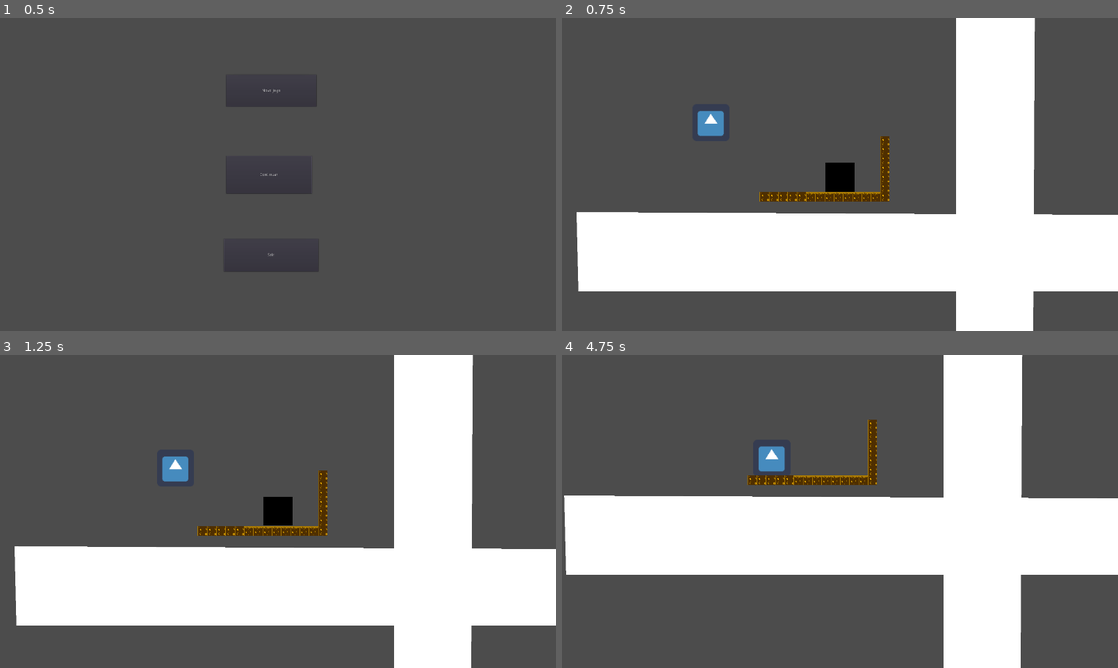
Above: before the commit, frames 1-4 (two rows, left to right).
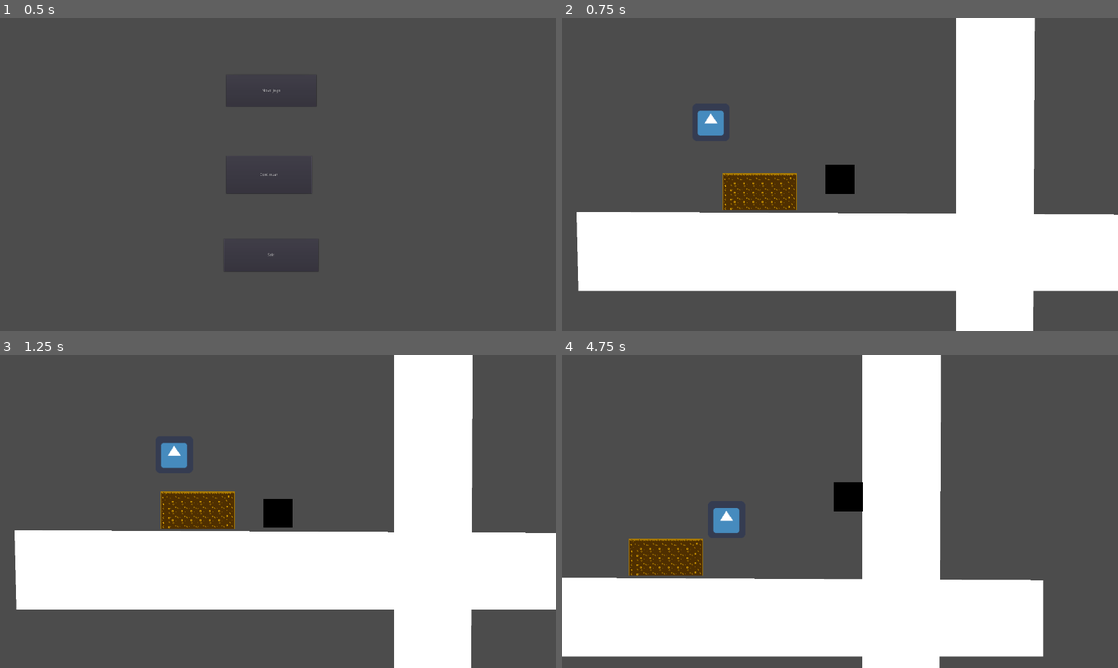
Above: after the commit, the same moments.

Repository: gabs-passarinho-garcia/moonLightJamPWojeto
Game: Godot game, scene res://Scenes/menus/main_menu.tscn
Same seed, same stepped clock (60 frames per second), same inputs: the game is played once before the commit and once after it. The engine's default icon, where the game draws it, is replaced by a stand-in: a white triangle on a blue panel in a dark square.
Inputs:
- Up to frame 1 (0.5 s): no input
- Up to frame 2 (0.75 s): click "Novo Jogo" at 0.5 s
- Up to frame 3 (1.25 s): no input
- Up to frame 4 (4.75 s): hold D (right) 1.28-2.78 s; tap W (jump) at 1.52, 2.27, 3.77, 4.52 s; hold A (left) 2.78-3.53 s; hold D (right) from 3.53 s (still down)

Frame 1 is identical in both runs. In frame 2, 2.6% of the frame differs, in the area x 2-100%, y 4-93%; in frame 3, 11%; in frame 4, 55%, in the area x 0-100%, y 0-100%.

Commit message:
adicionada imagem teste

Diff:
--- a/pwojeto/Scenes/test.tscn
+++ b/pwojeto/Scenes/test.tscn
@@ -41,4 +41,4 @@
 tile_set = ExtResource( 3 )
 cell_size = Vector2( 32, 32 )
 format = 1
-tile_data = PoolIntArray( 458785, 3, 0, 524321, 3, 0, 589857, 3, 0, 655393, 3, 0, 720929, 3, 0, 786465, 3, 0, 851988, 3, 0, 851989, 3, 0, 851990, 3, 0, 851991, 3, 0, 851992, 3, 0, 851993, 0, 0, 851994, 0, 0, 851995, 0, 0, 851996, 0, 0, 851997, 0, 0, 851998, 0, 0, 851999, 0, 0, 852000, 0, 0, 852001, 3, 0 )
+tile_data = PoolIntArray( 720912, 0, 0, 720913, 1, 0, 720914, 1, 0, 720915, 1, 0, 720916, 1, 0, 720917, 1, 0, 720918, 1, 0, 720919, 2, 0, 786448, 3, 0, 786449, 4, 0, 786450, 4, 0, 786451, 4, 0, 786452, 4, 0, 786453, 4, 0, 786454, 4, 0, 786455, 5, 0, 851984, 3, 0, 851985, 4, 0, 851986, 4, 0, 851987, 4, 0, 851988, 4, 0, 851989, 4, 0, 851990, 4, 0, 851991, 5, 0, 917520, 3, 0, 917521, 4, 0, 917522, 4, 0, 917523, 4, 0, 917524, 4, 0, 917525, 4, 0, 917526, 4, 0, 917527, 5, 0 )
Not shown, added: pwojeto/Assets/knight0 - Copy.png.import
Renamed: pwojeto/Scenes/Spider.tscn -> pwojeto/Scenes/actors/enemies/Spider.tscn
